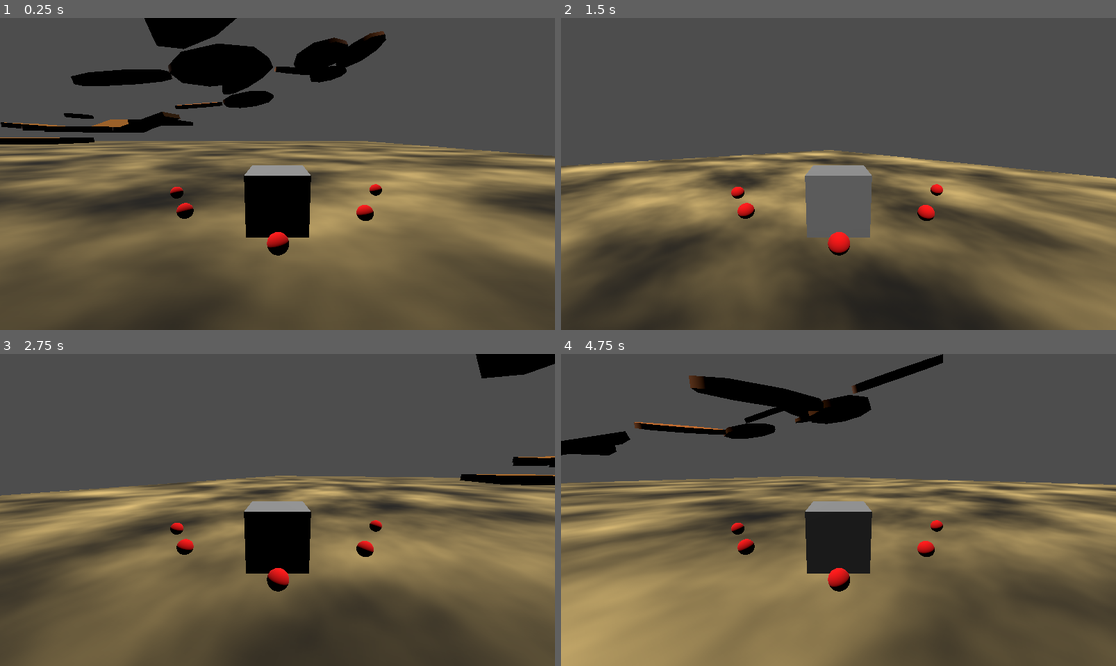
Above: before the commit, frames 1-4 (two rows, left to right).
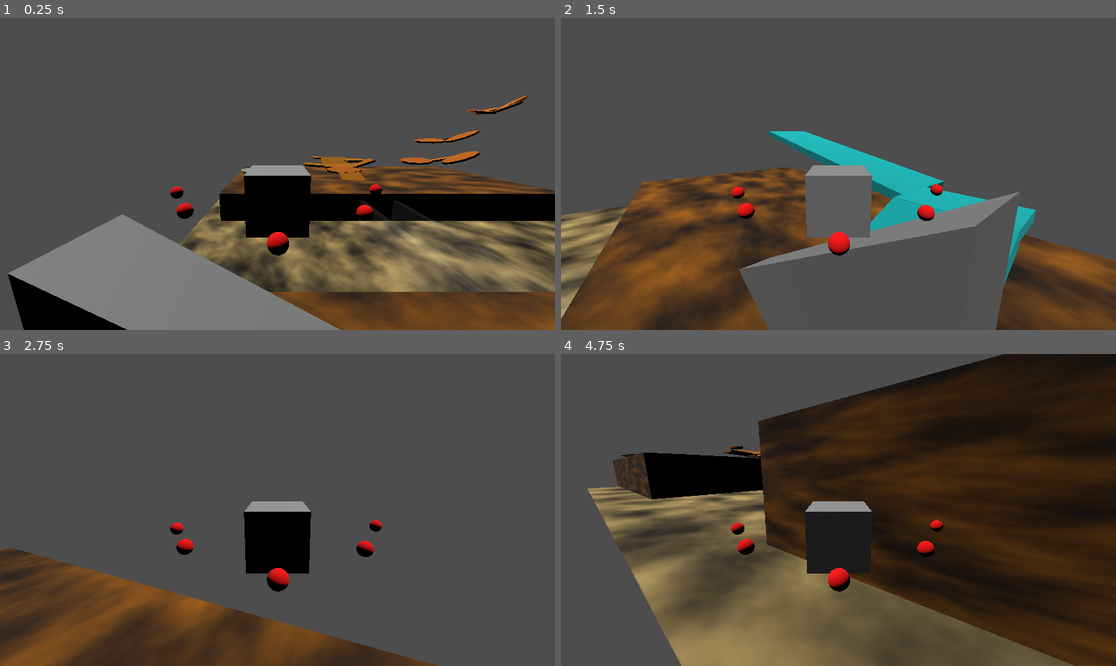
Above: after the commit, the same moments.

Repository: b10-jvz/GMTK-Game-Jam-2024
Game: Godot game, scene res://scenes/levels/slab-level/slab-level.tscn
Same seed, same stepped clock (60 frames per second), same inputs: the game is played once before the commit and once after it. This scene is started directly instead of the project's main scene.
Inputs:
- Up to frame 1 (0.25 s): no input
- Up to frame 2 (1.5 s): tap Enter (ui_accept) at 0.5, 0.77 s; hold Right (ui_right) 0.53-1.28 s; hold Down (ui_down) from 1.28 s (still down)
- Up to frame 3 (2.75 s): tap Enter (ui_accept) at 1.52 s; release Down (ui_down) at 2.03 s; hold Right (ui_right) from 2.03 s (still down)
- Up to frame 4 (4.75 s): release Right (ui_right) at 2.78 s; hold Up (ui_up) 2.78-3.53 s; tap Enter (ui_accept) at 3.02, 3.77, 4.52 s; hold Left (ui_left) from 3.53 s (still down)

The runs differ from the first frame. In frame 1, 52% of the frame differs, in the area x 0-100%, y 0-100%; in frame 2, 44%; in frame 3, 47%; in frame 4, 70%.

Commit message:
more slabs!

Diff:
--- a/gekkocrescsendo/FancyPlayer.tscn
+++ b/gekkocrescsendo/FancyPlayer.tscn
@@ -2,7 +2,8 @@
 
 [ext_resource type="Script" path="res://scenes/levels/character_body_3d.gd" id="1_sjjkj"]
 
-[sub_resource type="BoxShape3D" id="BoxShape3D_a82t6"]
+[sub_resource type="SphereShape3D" id="SphereShape3D_1v64q"]
+radius = 0.644001
 
 [sub_resource type="BoxMesh" id="BoxMesh_8tv5w"]
 
@@ -22,7 +23,7 @@
 
 [node name="CollisionShape3D" type="CollisionShape3D" parent="."]
 transform = Transform3D(1, 0, 0, 0, 1, 0, 0, 0, 1, 0, 0.5, 0)
-shape = SubResource("BoxShape3D_a82t6")
+shape = SubResource("SphereShape3D_1v64q")
 
 [node name="MeshInstance3D" type="MeshInstance3D" parent="CollisionShape3D"]
 mesh = SubResource("BoxMesh_8tv5w")
--- a/gekkocrescsendo/scenes/levels/slab-level/slab-level.tscn
+++ b/gekkocrescsendo/scenes/levels/slab-level/slab-level.tscn
@@ -25,18 +25,68 @@
 
 [sub_resource type="TubeTrailMesh" id="TubeTrailMesh_ew8c6"]
 material = SubResource("StandardMaterial3D_ov32a")
-radial_steps = 9
+radial_steps = 10
 sections = 2
 section_rings = 1
 
 [sub_resource type="ConcavePolygonShape3D" id="ConcavePolygonShape3D_eauur"]
 data = PackedVector3Array(0, 0.2, 0.5, 0.3214, 0.2, 0.383, 0, 0, 0.5, 0.3214, 0.2, 0.383, 0.3214, 0, 0.383, 0, 0, 0.5,  …(2914 unchanged characters)…
 
+[sub_resource type="FastNoiseLite" id="FastNoiseLite_oj6du"]
+
+[sub_resource type="NoiseTexture2D" id="NoiseTexture2D_qmcfb"]
+width = 2048
+height = 1024
+noise = SubResource("FastNoiseLite_oj6du")
+
+[sub_resource type="StandardMaterial3D" id="StandardMaterial3D_fyytj"]
+albedo_color = Color(0.668923, 0.389483, 3.85046e-07, 1)
+albedo_texture = SubResource("NoiseTexture2D_qmcfb")
+
+[sub_resource type="BoxMesh" id="BoxMesh_fqju4"]
+material = SubResource("StandardMaterial3D_fyytj")
+
+[sub_resource type="ConcavePolygonShape3D" id="ConcavePolygonShape3D_b72e1"]
+data = PackedVector3Array(-0.5, 0.5, 0.5, 0.5, 0.5, 0.5, -0.5, -0.5, 0.5, 0.5, 0.5, 0.5, 0.5, -0.5, 0.5, -0.5, -0.5, 0.5, 0.5, 0.5, -0.5, -0.5, 0.5, -0.5, 0.5, -0.5, -0.5, -0.5, 0.5, -0.5, -0.5, -0.5, -0.5, 0.5, -0.5, -0.5, 0.5, 0.5, 0.5, 0.5, 0.5, -0.5, 0.5, -0.5, 0.5, 0.5, 0.5, -0.5, 0.5, -0.5, -0.5, 0.5, -0.5, 0.5, -0.5, 0.5, -0.5, -0.5, 0.5, 0.5, -0.5, -0.5, -0.5, -0.5, 0.5, 0.5, -0.5, -0.5, 0.5, -0.5, -0.5, -0.5, 0.5, 0.5, 0.5, -0.5, 0.5, 0.5, 0.5, 0.5, -0.5, -0.5, 0.5, 0.5, -0.5, 0.5, -0.5, 0.5, 0.5, -0.5, -0.5, -0.5, 0.5, 0.5, -0.5, 0.5, -0.5, -0.5, -0.5, 0.5, -0.5, 0.5, 0.5, -0.5, -0.5, -0.5, -0.5, -0.5)
+
+[sub_resource type="ConcavePolygonShape3D" id="ConcavePolygonShape3D_exmh6"]
+data = PackedVector3Array(-0.5, 0.5, 0.5, 0.5, 0.5, 0.5, -0.5, -0.5, 0.5, 0.5, 0.5, 0.5, 0.5, -0.5, 0.5, -0.5, -0.5, 0.5, 0.5, 0.5, -0.5, -0.5, 0.5, -0.5, 0.5, -0.5, -0.5, -0.5, 0.5, -0.5, -0.5, -0.5, -0.5, 0.5, -0.5, -0.5, 0.5, 0.5, 0.5, 0.5, 0.5, -0.5, 0.5, -0.5, 0.5, 0.5, 0.5, -0.5, 0.5, -0.5, -0.5, 0.5, -0.5, 0.5, -0.5, 0.5, -0.5, -0.5, 0.5, 0.5, -0.5, -0.5, -0.5, -0.5, 0.5, 0.5, -0.5, -0.5, 0.5, -0.5, -0.5, -0.5, 0.5, 0.5, 0.5, -0.5, 0.5, 0.5, 0.5, 0.5, -0.5, -0.5, 0.5, 0.5, -0.5, 0.5, -0.5, 0.5, 0.5, -0.5, -0.5, -0.5, 0.5, 0.5, -0.5, 0.5, -0.5, -0.5, -0.5, 0.5, -0.5, 0.5, 0.5, -0.5, -0.5, -0.5, -0.5, -0.5)
+
+[sub_resource type="StandardMaterial3D" id="StandardMaterial3D_qos13"]
+transparency = 1
+albedo_color = Color(1, 1, 1, 0.105882)
+
+[sub_resource type="BoxMesh" id="BoxMesh_ffo8c"]
+material = SubResource("StandardMaterial3D_qos13")
+
+[sub_resource type="ConcavePolygonShape3D" id="ConcavePolygonShape3D_2wra7"]
+data = PackedVector3Array(-0.5, 0.5, 0.5, 0.5, 0.5, 0.5, -0.5, -0.5, 0.5, 0.5, 0.5, 0.5, 0.5, -0.5, 0.5, -0.5, -0.5, 0.5, 0.5, 0.5, -0.5, -0.5, 0.5, -0.5, 0.5, -0.5, -0.5, -0.5, 0.5, -0.5, -0.5, -0.5, -0.5, 0.5, -0.5, -0.5, 0.5, 0.5, 0.5, 0.5, 0.5, -0.5, 0.5, -0.5, 0.5, 0.5, 0.5, -0.5, 0.5, -0.5, -0.5, 0.5, -0.5, 0.5, -0.5, 0.5, -0.5, -0.5, 0.5, 0.5, -0.5, -0.5, -0.5, -0.5, 0.5, 0.5, -0.5, -0.5, 0.5, -0.5, -0.5, -0.5, 0.5, 0.5, 0.5, -0.5, 0.5, 0.5, 0.5, 0.5, -0.5, -0.5, 0.5, 0.5, -0.5, 0.5, -0.5, 0.5, 0.5, -0.5, -0.5, -0.5, 0.5, 0.5, -0.5, 0.5, -0.5, -0.5, -0.5, 0.5, -0.5, 0.5, 0.5, -0.5, -0.5, -0.5, -0.5, -0.5)
+
+[sub_resource type="ConcavePolygonShape3D" id="ConcavePolygonShape3D_qelu0"]
+data = PackedVector3Array(-0.5, 0.5, 0.5, 0.5, 0.5, 0.5, -0.5, -0.5, 0.5, 0.5, 0.5, 0.5, 0.5, -0.5, 0.5, -0.5, -0.5, 0.5, 0.5, 0.5, -0.5, -0.5, 0.5, -0.5, 0.5, -0.5, -0.5, -0.5, 0.5, -0.5, -0.5, -0.5, -0.5, 0.5, -0.5, -0.5, 0.5, 0.5, 0.5, 0.5, 0.5, -0.5, 0.5, -0.5, 0.5, 0.5, 0.5, -0.5, 0.5, -0.5, -0.5, 0.5, -0.5, 0.5, -0.5, 0.5, -0.5, -0.5, 0.5, 0.5, -0.5, -0.5, -0.5, -0.5, 0.5, 0.5, -0.5, -0.5, 0.5, -0.5, -0.5, -0.5, 0.5, 0.5, 0.5, -0.5, 0.5, 0.5, 0.5, 0.5, -0.5, -0.5, 0.5, 0.5, -0.5, 0.5, -0.5, 0.5, 0.5, -0.5, -0.5, -0.5, 0.5, 0.5, -0.5, 0.5, -0.5, -0.5, -0.5, 0.5, -0.5, 0.5, 0.5, -0.5, -0.5, -0.5, -0.5, -0.5)
+
+[sub_resource type="StandardMaterial3D" id="StandardMaterial3D_lq4cb"]
+albedo_color = Color(1.05888e-06, 0.64667, 0.649028, 1)
+
+[sub_resource type="BoxMesh" id="BoxMesh_ts2wt"]
+material = SubResource("StandardMaterial3D_lq4cb")
+
+[sub_resource type="ConcavePolygonShape3D" id="ConcavePolygonShape3D_mrdle"]
+data = PackedVector3Array(-0.5, 0.5, 0.5, 0.5, 0.5, 0.5, -0.5, -0.5, 0.5, 0.5, 0.5, 0.5, 0.5, -0.5, 0.5, -0.5, -0.5, 0.5, 0.5, 0.5, -0.5, -0.5, 0.5, -0.5, 0.5, -0.5, -0.5, -0.5, 0.5, -0.5, -0.5, -0.5, -0.5, 0.5, -0.5, -0.5, 0.5, 0.5, 0.5, 0.5, 0.5, -0.5, 0.5, -0.5, 0.5, 0.5, 0.5, -0.5, 0.5, -0.5, -0.5, 0.5, -0.5, 0.5, -0.5, 0.5, -0.5, -0.5, 0.5, 0.5, -0.5, -0.5, -0.5, -0.5, 0.5, 0.5, -0.5, -0.5, 0.5, -0.5, -0.5, -0.5, 0.5, 0.5, 0.5, -0.5, 0.5, 0.5, 0.5, 0.5, -0.5, -0.5, 0.5, 0.5, -0.5, 0.5, -0.5, 0.5, 0.5, -0.5, -0.5, -0.5, 0.5, 0.5, -0.5, 0.5, -0.5, -0.5, -0.5, 0.5, -0.5, 0.5, 0.5, -0.5, -0.5, -0.5, -0.5, -0.5)
+
+[sub_resource type="PrismMesh" id="PrismMesh_668qb"]
+left_to_right = 0.0
+
+[sub_resource type="ConcavePolygonShape3D" id="ConcavePolygonShape3D_kpd2u"]
+data = PackedVector3Array(-0.5, 0.5, 0.5, 0.5, -0.5, 0.5, -0.5, -0.5, 0.5, -0.5, 0.5, -0.5, -0.5, -0.5, -0.5, 0.5, -0.5, -0.5, -0.5, 0.5, 0.5, -0.5, 0.5, -0.5, 0.5, -0.5, 0.5, -0.5, 0.5, -0.5, 0.5, -0.5, -0.5, 0.5, -0.5, 0.5, -0.5, 0.5, -0.5, -0.5, 0.5, 0.5, -0.5, -0.5, -0.5, -0.5, 0.5, 0.5, -0.5, -0.5, 0.5, -0.5, -0.5, -0.5, -0.5, -0.5, 0.5, 0.5, -0.5, 0.5, -0.5, -0.5, -0.5, 0.5, -0.5, 0.5, 0.5, -0.5, -0.5, -0.5, -0.5, -0.5)
+
+[sub_resource type="CylinderMesh" id="CylinderMesh_bh2rb"]
+
 [node name="Slab-level" type="Node3D"]
-transform = Transform3D(0.765554, 0, 0, 0, 0.765554, 0, 0, 0, 0.765554, 0, 0, 0)
+transform = Transform3D(0.765554, 0, 0, 0, 0.765554, 0, 0, 0, 0.765554, 0, 0, -54.5441)
 
 [node name="THEfloor" type="MeshInstance3D" parent="."]
-transform = Transform3D(80.5893, 0, 0, 0, -2.63022e-06, 3.02263, 0, -60.1724, -1.32123e-07, -0.0193005, -0.0162425, -0.00986862)
+transform = Transform3D(80.5893, 0, 0, 0, -4.47137e-06, 3.02263, 0, -102.293, -1.32123e-07, -0.0193005, -0.0162419, 14.7604)
 mesh = SubResource("QuadMesh_7ntyu")
 
 [node name="StaticBody3D" type="StaticBody3D" parent="THEfloor"]
@@ -45,19 +95,19 @@
 shape = SubResource("ConcavePolygonShape3D_6phi4")
 
 [node name="Player3DBody" parent="." instance=ExtResource("2_ysbwk")]
-transform = Transform3D(1, 0, 0, 0, 1, 0, 0, 0, 1, 19.5703, 0, 14.9893)
+transform = Transform3D(1, 0, 0, 0, 1, 0, 0, 0, 1, -23.9809, 16.6258, 36.0971)
 
 [node name="DirectionalLight3D" type="DirectionalLight3D" parent="."]
 transform = Transform3D(0.0669873, -0.965926, -0.25, -0.25, -0.258819, 0.933013, -0.965926, 4.61673e-08, -0.258819, -2.37839, 6.71929, 5.31519)
 
 [node name="Node3D" type="Node3D" parent="."]
-transform = Transform3D(1, 0, 0, 0, 1, 0, 0, 0, 1, -5.72704, 1.07461, -8)
+transform = Transform3D(1, 0, 0, 0, 1, 0, 0, 0, 1, -5.72704, 7.05243, -20.5159)
 
 [node name="Slab" parent="Node3D" instance=ExtResource("1_m8n03")]
 transform = Transform3D(4.41505, 0, 0, 0, 2.22207, 0, 0, 0, 1.88153, 0.678267, 1.08255, -2.20811)
 
 [node name="Slab2" parent="Node3D" instance=ExtResource("1_m8n03")]
-transform = Transform3D(2.93397, 0, 0, 0, 2.22293, 0, 0, 0, 1.54844, 1.58227, -0.114981, 5.40414)
+transform = Transform3D(2.93397, 0, 0, 0, 2.12745, -0.716685, 0, 0.644503, 2.36572, 1.89641, -0.727808, 6.17285)
 
 [node name="Slab3" parent="Node3D" instance=ExtResource("1_m8n03")]
 transform = Transform3D(4.32421, 0, 0, 0, 2.11133, -0.591084, 0, 0.692741, 1.8015, 0.770962, 1.93413, -7.57669)
@@ -72,7 +122,7 @@
 transform = Transform3D(3.21721, 0, 0, 0, 2.22207, 0, 0, 0, 2.3646, 7.17775, 2.29919, -6.93456)
 
 [node name="DifferentSlab" type="MeshInstance3D" parent="Node3D"]
-transform = Transform3D(10.2056, 0, 0, 0, 1.10162, 0, 0, 0, 3.97457, 0.951774, 1.13511, 2.19119)
+transform = Transform3D(10.2056, 0, 0, 0, 1.05887, -1.09647, 0, 0.303906, 3.82033, 0.9923, 0.627346, 2.11533)
 mesh = SubResource("TubeTrailMesh_ew8c6")
 
 [node name="StaticBody3D2" type="StaticBody3D" parent="Node3D/DifferentSlab"]
@@ -90,10 +140,10 @@
 shape = SubResource("ConcavePolygonShape3D_eauur")
 
 [node name="Node3D2" type="Node3D" parent="."]
-transform = Transform3D(1, 0, 0, 0, 1, 0, 0, 0, 1, 7.8336, 3.793, -11.8993)
+transform = Transform3D(1, 0, 0, 0, 1, 0, 0, 0, 1, 7.8336, 9.61678, -11.8993)
 
 [node name="DifferentSlab" type="MeshInstance3D" parent="Node3D2"]
-transform = Transform3D(6.50867, -0.0779159, -0.96589, 0.188613, 1.08035, -0.863453, 1.51046, 0.200841, 4.2699, 1.35231, 1.50157, 2.40415)
+transform = Transform3D(6.50867, -0.0779159, -0.96589, 0.188613, 1.08035, -0.863453, 1.51046, 0.200841, 4.2699, 1.63927, 1.88404, 2.5896)
 mesh = SubResource("TubeTrailMesh_ew8c6")
 
 [node name="StaticBody3D2" type="StaticBody3D" parent="Node3D2/DifferentSlab"]
@@ -111,7 +161,7 @@
 shape = SubResource("ConcavePolygonShape3D_eauur")
 
 [node name="DifferentSlab3" type="MeshInstance3D" parent="Node3D2"]
-transform = Transform3D(5.65207, -0.459277, -1.4879, 2.69347, 1.00042, -0.506998, 2.34078, -0.0421797, 4.17609, 8.36061, 3.823, 6.41847)
+transform = Transform3D(5.65207, -0.459277, -1.4879, 2.69347, 1.00042, -0.506998, 2.34078, -0.0421797, 4.17609, 8.69806, 3.08796, 6.44946)
 mesh = SubResource("TubeTrailMesh_ew8c6")
 
 [node name="StaticBody3D2" type="StaticBody3D" parent="Node3D2/DifferentSlab3"]
@@ -120,10 +170,10 @@
 shape = SubResource("ConcavePolygonShape3D_eauur")
 
 [node name="Node3D4" type="Node3D" parent="."]
-transform = Transform3D(1, 0, 0, 0, 1, 0, 0, 0, 1, 7.8336, 3.793, 1.2883)
+transform = Transform3D(1, 0, 0, 0, 1, 0, 0, 0, 1, 18.7668, 14.461, -22.5234)
 
 [node name="DifferentSlab" type="MeshInstance3D" parent="Node3D4"]
-transform = Transform3D(6.50867, -0.0779159, -0.96589, 0.188613, 1.08035, -0.863453, 1.51046, 0.200841, 4.2699, 1.35231, 1.50157, 2.40415)
+transform = Transform3D(7.70342, -0.0779159, -0.96589, 0.223235, 1.08035, -0.863453, 1.78773, 0.200841, 4.2699, 1.35231, 1.50157, 2.40415)
 mesh = SubResource("TubeTrailMesh_ew8c6")
 
 [node name="StaticBody3D2" type="StaticBody3D" parent="Node3D4/DifferentSlab"]
@@ -141,7 +191,7 @@
 shape = SubResource("ConcavePolygonShape3D_eauur")
 
 [node name="DifferentSlab3" type="MeshInstance3D" parent="Node3D4"]
-transform = Transform3D(5.65207, -0.459277, -1.4879, 2.69347, 1.00042, -0.506998, 2.34078, -0.0421797, 4.17609, 8.36061, 3.823, 6.41847)
+transform = Transform3D(6.17949, -0.459277, -1.4879, 2.94481, 1.00042, -0.506998, 2.55921, -0.0421797, 4.17609, 7.15913, 2.74579, 6.01761)
 mesh = SubResource("TubeTrailMesh_ew8c6")
 
 [node name="StaticBody3D2" type="StaticBody3D" parent="Node3D4/DifferentSlab3"]
@@ -150,7 +200,7 @@
 shape = SubResource("ConcavePolygonShape3D_eauur")
 
 [node name="Node3D3" type="Node3D" parent="."]
-transform = Transform3D(0.801066, 0, 0.598576, 0, 1, 0, -0.598576, 0, 0.801066, 18.7889, 7.36551, -8.35848)
+transform = Transform3D(0.801066, 0, 0.598576, 0, 1, 0, -0.598576, 0, 0.801066, 18.7889, 21.0919, -8.35848)
 
 [node name="DifferentSlab" type="MeshInstance3D" parent="Node3D3"]
 transform = Transform3D(6.4371, -0.169913, -0.985781, 1.51833, 0.997787, 1.59655, 0.96864, -0.434864, 4.04844, 2.36559, 2.30171, 5.94732)
@@ -180,10 +230,98 @@
 shape = SubResource("ConcavePolygonShape3D_eauur")
 
 [node name="DifferentSlab3" type="MeshInstance3D" parent="Node3D3"]
-transform = Transform3D(5.65207, -0.228817, -2.19445, 2.69347, 0.939232, 1.48468, 2.34078, -0.528244, 3.59036, 8.33053, 3.94779, 6.64861)
+transform = Transform3D(5.65207, -0.228817, -2.19445, 2.69347, 0.939232, 1.48468, 2.34078, -0.528244, 3.59036, 6.99439, 3.33769, 5.92912)
 mesh = SubResource("TubeTrailMesh_ew8c6")
 
 [node name="StaticBody3D2" type="StaticBody3D" parent="Node3D3/DifferentSlab3"]
 
 [node name="CollisionShape3D" type="CollisionShape3D" parent="Node3D3/DifferentSlab3/StaticBody3D2"]
 shape = SubResource("ConcavePolygonShape3D_eauur")
+
+[node name="Base1" type="Node3D" parent="."]
+
+[node name="MeshInstance3D" type="MeshInstance3D" parent="Base1"]
+transform = Transform3D(71.0778, 0, 0, 0, 5.79115, 0, 0, 0, 35.5172, -0.170164, 3.14422, -17.5488)
+mesh = SubResource("BoxMesh_fqju4")
+
+[node name="StaticBody3D" type="StaticBody3D" parent="Base1/MeshInstance3D"]
+
+[node name="CollisionShape3D" type="CollisionShape3D" parent="Base1/MeshInstance3D/StaticBody3D"]
+shape = SubResource("ConcavePolygonShape3D_b72e1")
+
+[node name="Base2" type="Node3D" parent="."]
+transform = Transform3D(1, 0, 0, 0, 1, 0, 0, 0, 1, 0, 0, 61.3719)
+
+[node name="MeshInstance3D" type="MeshInstance3D" parent="Base2"]
+transform = Transform3D(71.0778, 0, 0, 0, 5.79115, 0, 0, 0, 35.5172, -0.170164, 3.14422, -17.5488)
+mesh = SubResource("BoxMesh_fqju4")
+
+[node name="StaticBody3D" type="StaticBody3D" parent="Base2/MeshInstance3D"]
+
+[node name="CollisionShape3D" type="CollisionShape3D" parent="Base2/MeshInstance3D/StaticBody3D"]
+shape = SubResource("ConcavePolygonShape3D_exmh6")
+
+[node name="Invisible blocks" type="Node3D" parent="."]
+
+[node name="MeshInstance3D" type="MeshInstance3D" parent="Invisible blocks"]
+transform = Transform3D(1, 0, 0, 0, 9.99354, 0, 0, 0, 27.0624, 0, -0.405117, 13.0779)
+mesh = SubResource("BoxMesh_ffo8c")
+
+[node name="StaticBody3D" type="StaticBody3D" parent="Invisible blocks/MeshInstance3D"]
+
+[node name="CollisionShape3D" type="CollisionShape3D" parent="Invisible blocks/MeshInstance3D/StaticBody3D"]
+shape = SubResource("ConcavePolygonShape3D_2wra7")
+
+[node name="MeshInstance3D2" type="MeshInstance3D" parent="Invisible blocks"]
+transform = Transform3D(1, 0, 0, 0, 9.99354, 0, 0, 0, 27.0624, -6.79478, -0.405117, 13.0779)
+mesh = SubResource("BoxMesh_ffo8c")
+
+[node name="StaticBody3D" type="StaticBody3D" parent="Invisible blocks/MeshInstance3D2"]
+
+[node name="CollisionShape3D" type="CollisionShape3D" parent="Invisible blocks/MeshInstance3D2/StaticBody3D"]
+shape = SubResource("ConcavePolygonShape3D_qelu0")
+
+[node name="StraightRamps" type="Node3D" parent="."]
+
+[node name="ramp" type="MeshInstance3D" parent="StraightRamps"]
+transform = Transform3D(34.6363, -0.184192, 0, 6.49077, 0.98289, 0, 0, 0, 8.96729, 0, 13.8693, 53.9353)
+mesh = SubResource("BoxMesh_ts2wt")
+
+[node name="StaticBody3D" type="StaticBody3D" parent="StraightRamps/ramp"]
+
+[node name="CollisionShape3D" type="CollisionShape3D" parent="StraightRamps/ramp/StaticBody3D"]
+shape = SubResource("ConcavePolygonShape3D_mrdle")
+
+[node name="ramp2" type="MeshInstance3D" parent="StraightRamps"]
+transform = Transform3D(-2.56471e-07, 0, 8.96729, 0, 1, 0, -5.86737, 0, -3.91973e-07, -21.8779, 10.6273, 51.0544)
+mesh = SubResource("BoxMesh_ts2wt")
+
+[node name="StaticBody3D" type="StaticBody3D" parent="StraightRamps/ramp2"]
+
+[node name="CollisionShape3D" type="CollisionShape3D" parent="StraightRamps/ramp2/StaticBody3D"]
+shape = SubResource("ConcavePolygonShape3D_mrdle")
+
+[node name="ramp3" type="MeshInstance3D" parent="StraightRamps"]
+transform = Transform3D(-4.99391e-07, 0, 9.03198, -5.17996, 1.32391, -1.79002e-07, -10.1829, -0.67346, -3.51888e-07, -21.893, 7.86035, 43.3819)
+mesh = SubResource("BoxMesh_ts2wt")
+
+[node name="StaticBody3D" type="StaticBody3D" parent="StraightRamps/ramp3"]
+
+[node name="CollisionShape3D" type="CollisionShape3D" parent="StraightRamps/ramp3/StaticBody3D"]
+shape = SubResource("ConcavePolygonShape3D_mrdle")
+
+[node name="MeshInstance3D" type="MeshInstance3D" parent="StraightRamps"]
+transform = Transform3D(12.8258, 0, 0, 0, 7.84641, 0, 0, 0, 2.12412, -21.3093, 12.0408, 36.0042)
+mesh = SubResource("PrismMesh_668qb")
+
+[node name="StaticBody3D" type="StaticBody3D" parent="StraightRamps/MeshInstance3D"]
+
+[node name="CollisionShape3D" type="CollisionShape3D" parent="StraightRamps/MeshInstance3D/StaticBody3D"]
+shape = SubResource("ConcavePolygonShape3D_kpd2u")
+
+[node name="Pool" type="Node3D" parent="."]
+transform = Transform3D(1, 0, 0, 0, 1.98126, 0, 0, 0, 1, -23.4453, 12.8245, -23.6408)
+
+[node name="MeshInstance3D" type="MeshInstance3D" parent="Pool"]
+transform = Transform3D(9.39409, 0, 0, 0, 0.0578721, 0, 0, 0, 9.37637, -7.25722, -3.06181, 0.210953)
+mesh = SubResource("CylinderMesh_bh2rb")
Not shown: 1 places in gekkocrescsendo/scenes/levels/slab-level/slab-level.tscn that only renumber resources
